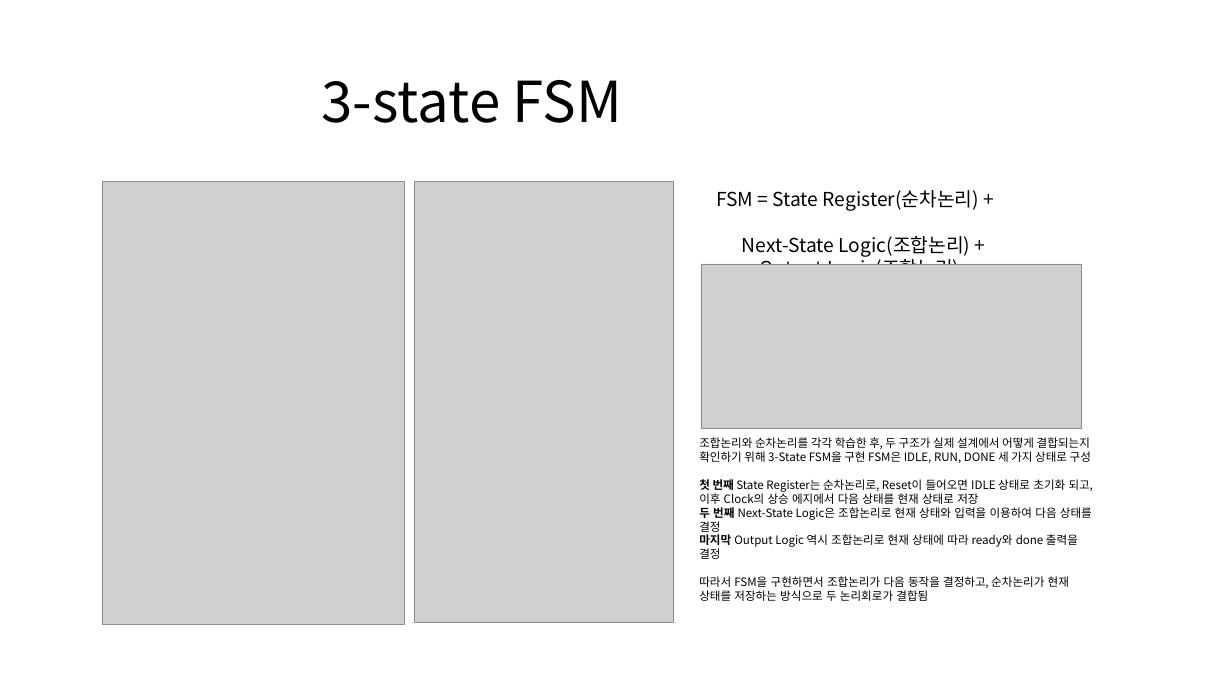
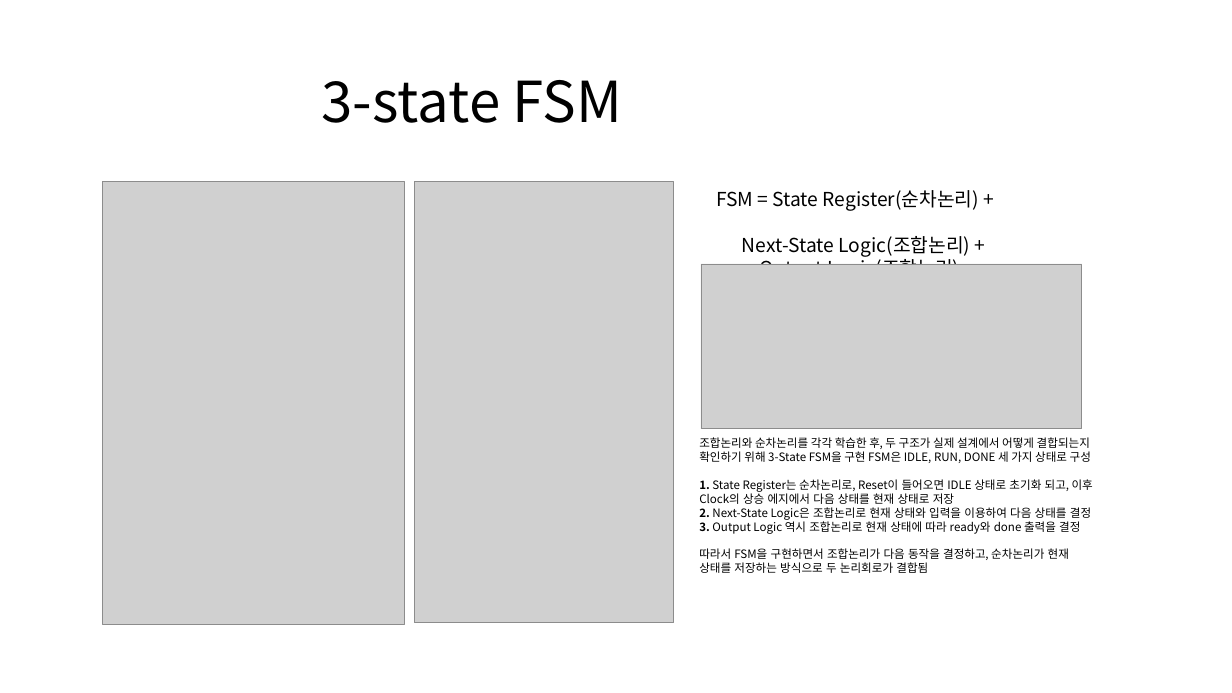
Before and after one commit to HwanSik0513/Basic_SoC_implementation, a slide deck: slide 13 of 방학 과제.pptx (slide 14 before the commit). Drawn at 1232x693 pixels with LibreOffice and Linux fonts; fonts in the diff are those of the drawing; grey boxes stand for pictures. Boxes give left, top, right and bottom in pixels: in the first picture for what was removed or moved away, otherwise in the second. Text is boxed around its words. In the diff, an @@ line names an element or a change of style, - is before the commit and + after.

```diff
--- a/방학 과제.pptx
+++ b/방학 과제.pptx
@@ text at bbox=[699, 479, 1093, 534]: text changed @@
-첫 번째 State Register는 순차논리로, Reset이 들어오면 IDLE 상태로 초기화 되고, 이후 Clock의 상승 에지에서 다음 상태를 현재 상태로 저장
-두 번째 Next-State Logic은 조합논리로 현재 상태와 입력을 이용하여 다음 상태를 결정
-마지막 Output Logic 역시 조합논리로 현재 상태에 따라 ready와 done 출력을 결정
+1. State Register는 순차논리로, Reset이 들어오면 IDLE 상태로 초기화 되고, 이후 Clock의 상승 에지에서 다음 상태를 현재 상태로 저장
+2. Next-State Logic은 조합논리로 현재 상태와 입력을 이용하여 다음 상태를 결정
+3. Output Logic 역시 조합논리로 현재 상태에 따라 ready와 done 출력을 결정
```
Also in this commit, not shown: 1 other slide changed, 1 slide removed.
